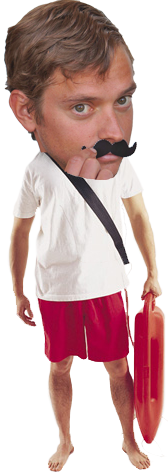
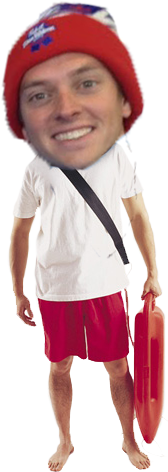
Revision of a layered (168, 472) image; what changed, layer by layer:
painted on "Layer 1" over (1, 0, 146, 292)
painted on "Layer 0" over (13, 0, 128, 145)
